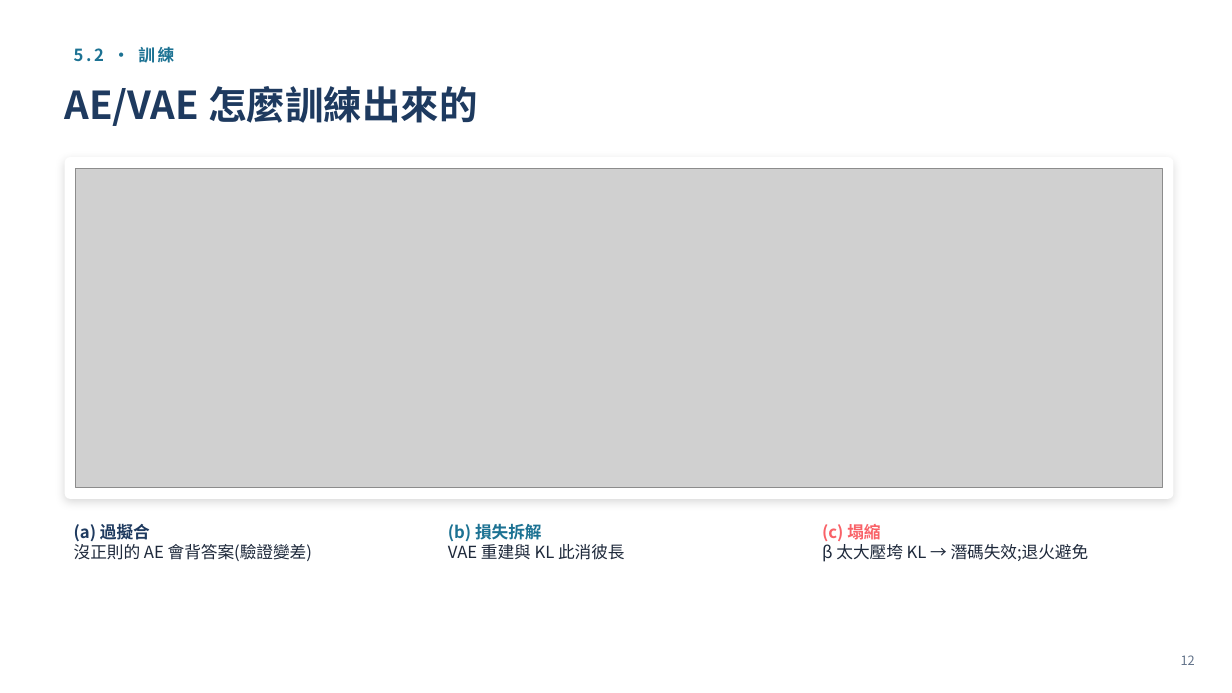
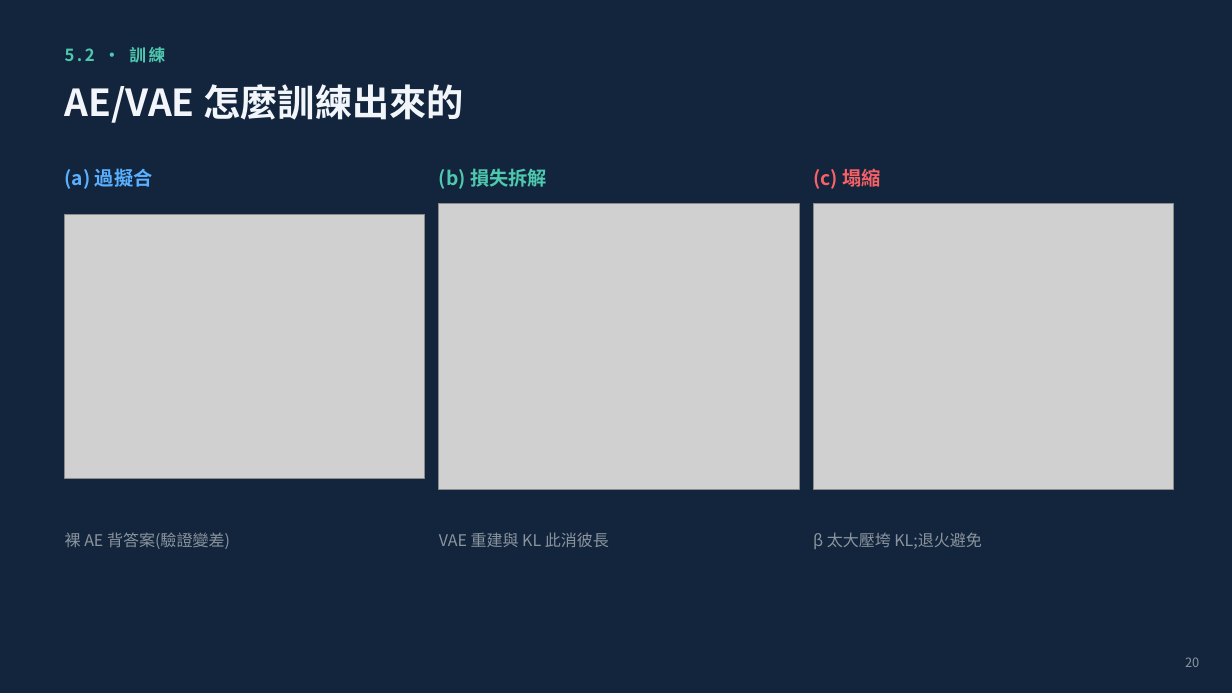
Before and after one commit to scott-lbx/ws-df26-w18, a slide deck: slide 24 of 07_Latent_Urban/潛空間教學簡報.pptx (slide 16 before the commit). Drawn at 1232x693 pixels with LibreOffice and Linux fonts; fonts in the diff are those of the drawing; grey boxes stand for pictures. Boxes give left, top, right and bottom in pixels: in the first picture for what was removed or moved away, otherwise in the second. Text is boxed around its words. In the diff, an @@ line names an element or a change of style, - is before the commit and + after.

```diff
--- a/07_Latent_Urban/潛空間教學簡報.pptx
+++ b/07_Latent_Urban/潛空間教學簡報.pptx
@@ background #FFFFFF to #12253C @@
@@ text "5.2 · 訓練" at <box>65,47,165,63</box>: text colour #1C7293 to #4EC9B0 @@
@@ text "AE/VAE 怎麼訓練出來的" at <box>65,84,464,123</box>: size 30 to 29 pt, text colour #1E3A5F to #F2F5FA @@
@@ rounded rectangle removed at <box>65,157,1174,499</box> @@
@@ text added at <box>65,168,153,189</box>, 15 pt, text #5AB0FF, bold @@
+(a) 過擬合
@@ picture removed at <box>76,168,1163,488</box> @@
@@ text added at <box>439,168,547,189</box>, 15 pt, text #4EC9B0, bold @@
+(b) 損失拆解
@@ text added at <box>813,169,880,189</box>, 15 pt, text #F96167, bold @@
+(c) 塌縮
@@ picture added at <box>439,203,799,490</box> @@
@@ picture added at <box>813,203,1174,490</box> @@
@@ picture added at <box>65,214,425,478</box> @@
@@ text "裸 AE 背答案(驗證變差)" at <box>65,532,230,549</box>: vertical alignment top to middle @@
@@ text "VAE 重建與 KL 此消彼長": place and size @@
-text "VAE 重建與 KL 此消彼長" at <box>448,524,625,560</box>
+text "VAE 重建與 KL 此消彼長" at <box>439,532,609,547</box>
@@ text "VAE 重建與 KL 此消彼長" at <box>439,532,609,547</box>: size 13 to 12.5 pt, text colour #1E293B to #8B949E; vertical alignment top to middle @@
@@ text "β 太大壓垮 KL;退火避免" at <box>813,532,982,549</box>: vertical alignment top to middle @@
@@ text at <box>65,532,230,549</box>: text changed; size 13 to 12.5 pt; text colour #1E293B to #8B949E @@
-(a) 過擬合
-沒正則的 AE 會背答案(驗證變差)
+裸 AE 背答案(驗證變差)
@@ text at <box>448,524,542,541</box>: paragraph removed @@
-(b) 損失拆解
@@ text at <box>813,532,982,549</box>: text changed; size 13 to 12.5 pt; text colour #1E293B to #8B949E @@
-(c) 塌縮
-β 太大壓垮 KL → 潛碼失效;退火避免
+β 太大壓垮 KL;退火避免
@@ text removed at <box>1181,655,1195,665</box> @@
-12
@@ text added at <box>1185,657,1199,667</box>, 10 pt, text #8B949E @@
+20
```
Also in this commit, not shown: 18 other slides changed, 12 slides added, 3 slides removed, 9 other files.
